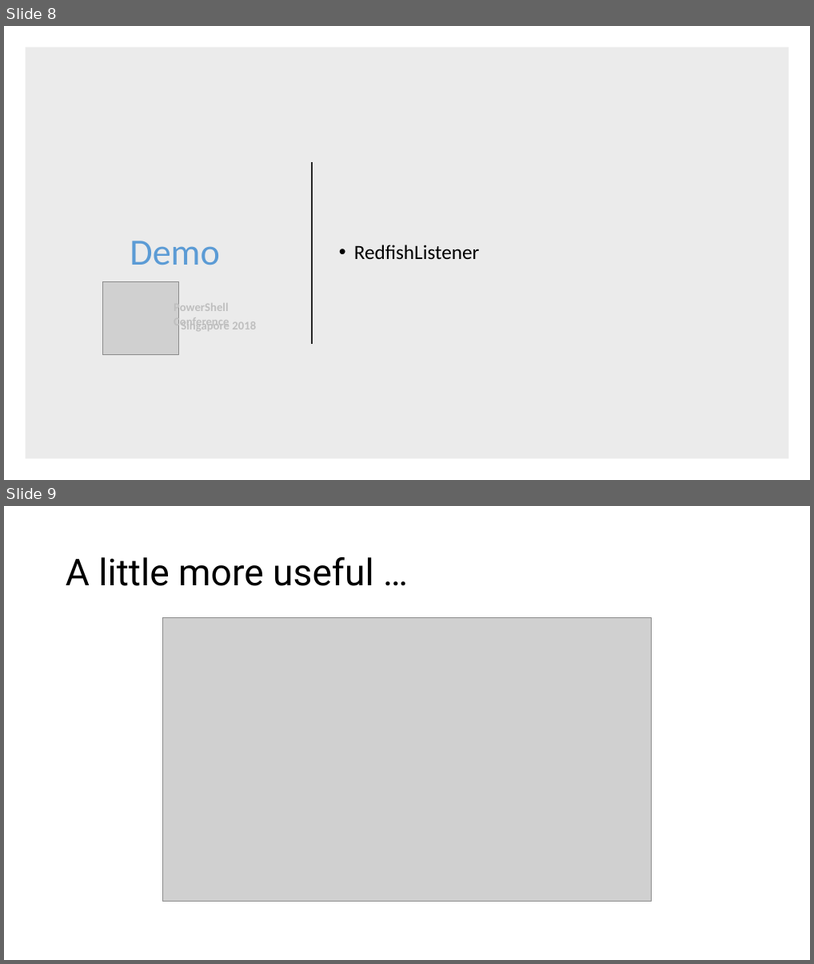
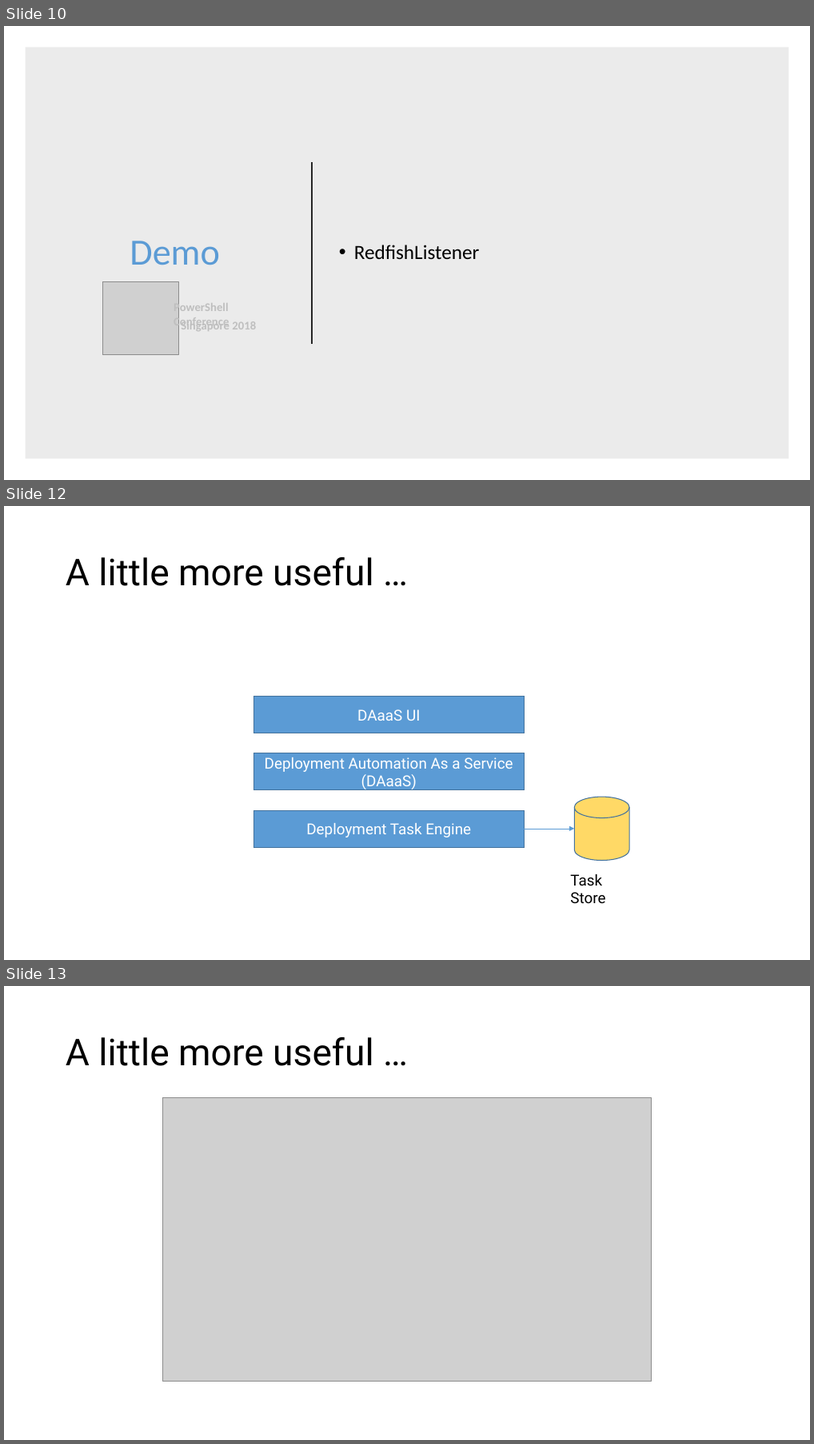
Before and after one commit to rchaganti/Presentations, a slide deck: psconfAsia2018/BYOA/PSConf_Asia-BYOA.pptx. Shown one above the other, each under a label of ours: slides 8 and 9 before the commit, slides 10, 12 and 13 after it; the slides between them are not shown. The pictures are 814x964 and 814x1444 pixels, drawn with LibreOffice and Linux fonts; fonts in the diff are those of the drawing; grey boxes stand for pictures. Boxes give left, top, right and bottom in pixels: in the first picture for what was removed or moved away, otherwise in the second. Text is boxed around its words. In the diff, an @@ line names an element or a change of style, - is before the commit and + after.

```diff
--- a/psconfAsia2018/BYOA/PSConf_Asia-BYOA.pptx
+++ b/psconfAsia2018/BYOA/PSConf_Asia-BYOA.pptx
@@ slide 12 added at (4, 506, 810, 960), background #FFFFFF @@
@@ title added at (66, 557, 374, 586), 44 pt, text #000000 @@
+A little more useful …
@@ rectangle added at (254, 696, 524, 733), fill #5B9BD5, outline #43739E 1 pt, 18 pt, text #FFFFFF @@
+DAaaS UI
@@ rectangle added at (254, 753, 524, 790), fill #5B9BD5, outline #43739E 1 pt, 18 pt, text #FFFFFF @@
+Deployment Automation As a Service (DAaaS)
@@ rectangle added at (254, 810, 524, 847), fill #5B9BD5, outline #43739E 1 pt, 18 pt, text #FFFFFF @@
+Deployment Task Engine
@@ cylinder added at (575, 796, 630, 860), fill #FFD966, outline #43739E 1 pt @@
@@ elbow arrow added from (524, 828) to (575, 828), #5B9BD5 0.5 pt @@
@@ text added at (570, 873, 606, 903), 18 pt, text #000000 @@
+Task Store
@@ what was slide 8 is now slide 10 @@
@@ what was slide 9 is now slide 13 @@
```
Also in this commit, not shown: 2 slides changed, 4 other slides added, 1 slide removed, 22 other files.
